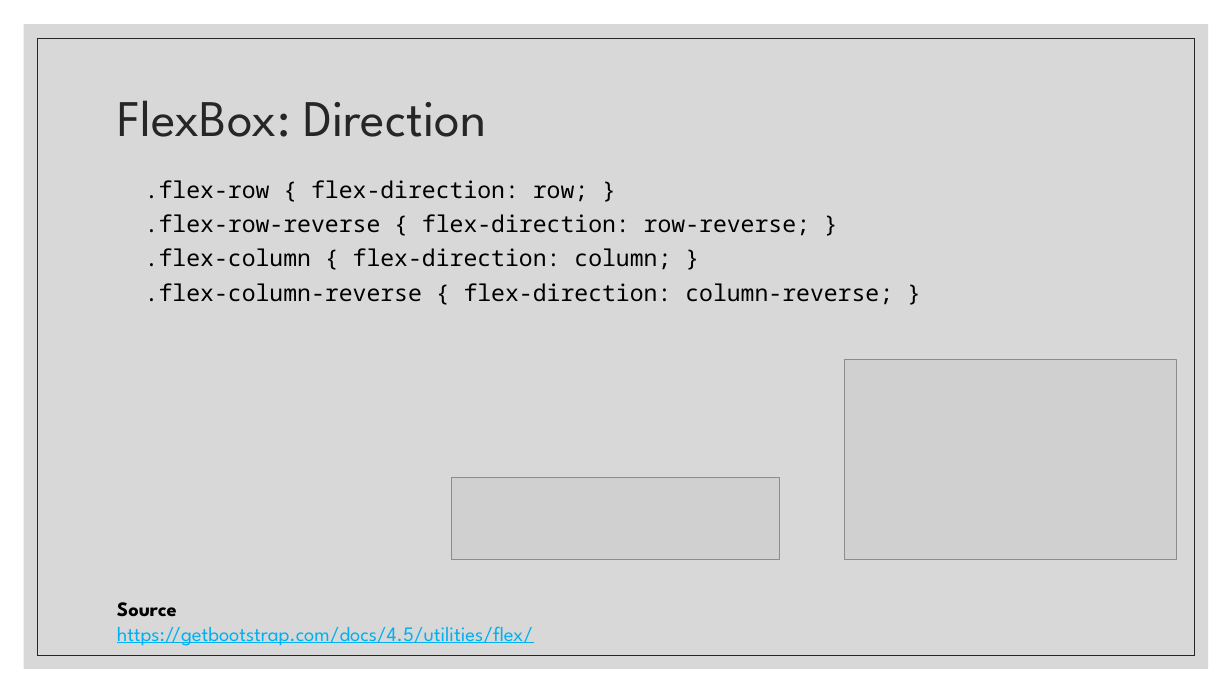
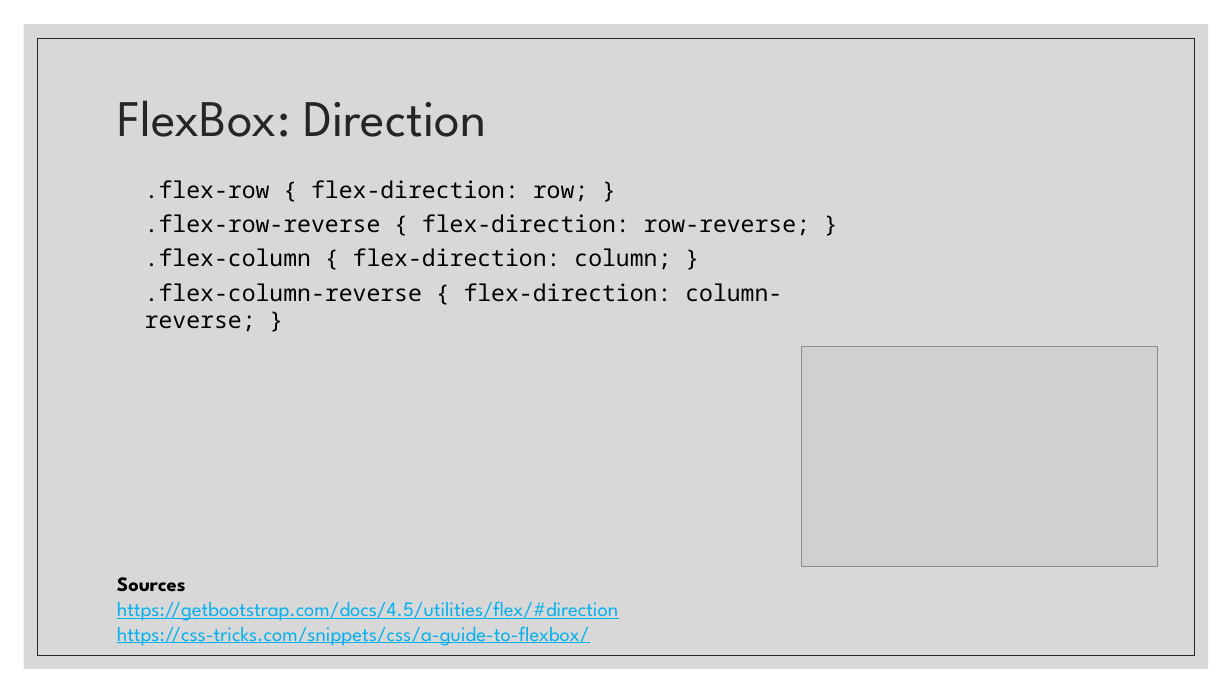
Before and after one commit to paulsmithkc/awd1000_base_lab_and_homework, a slide deck: slide 33 of bootstrap/slides/Intro to Bootstrap.pptx (slide 26 before the commit). Drawn at 1232x693 pixels with LibreOffice and Linux fonts; fonts in the diff are those of the drawing; grey boxes stand for pictures. Boxes give left, top, right and bottom in pixels: in the first picture for what was removed or moved away, otherwise in the second. Text is boxed around its words. In the diff, an @@ line names an element or a change of style, - is before the commit and + after.

Commit message:
Finishing up flexbox section

```diff
--- a/bootstrap/slides/Intro to Bootstrap.pptx
+++ b/bootstrap/slides/Intro to Bootstrap.pptx
@@ text ".flex-row { flex-direction: row; }" rewrapped from (x1=145, y1=180, x2=893, y2=305) to (x1=145, y1=180, x2=810, y2=332) @@
@@ picture resized from (x1=845, y1=360, x2=1177, y2=560) to (x1=801, y1=347, x2=1157, y2=567) @@
@@ picture removed at (x1=452, y1=478, x2=780, y2=560) @@
@@ text at (x1=117, y1=577, x2=618, y2=646): text changed @@
-Source
-https://getbootstrap.com/docs/4.5/utilities/flex/
+Sources
+https://getbootstrap.com/docs/4.5/utilities/flex/#direction
+https://css-tricks.com/snippets/css/a-guide-to-flexbox/
```
Also in this commit, not shown: 1 other slide changed, 17 slides added.
